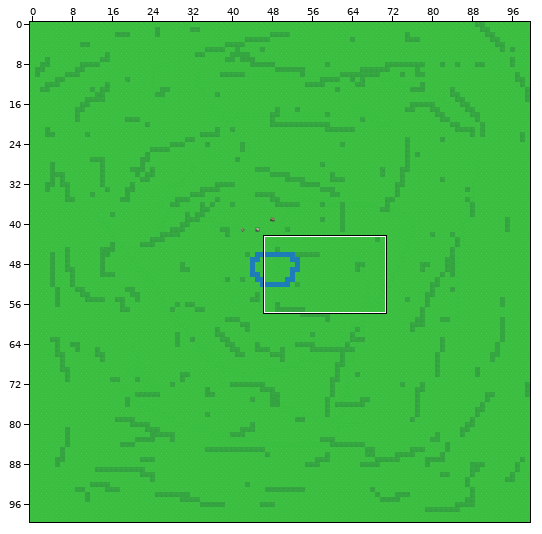
A Tiled map gets an edit: assets/Tiled/Grassland.tmx. Above, an overview of the earlier version with the close-up marked.
Close-up. Before:
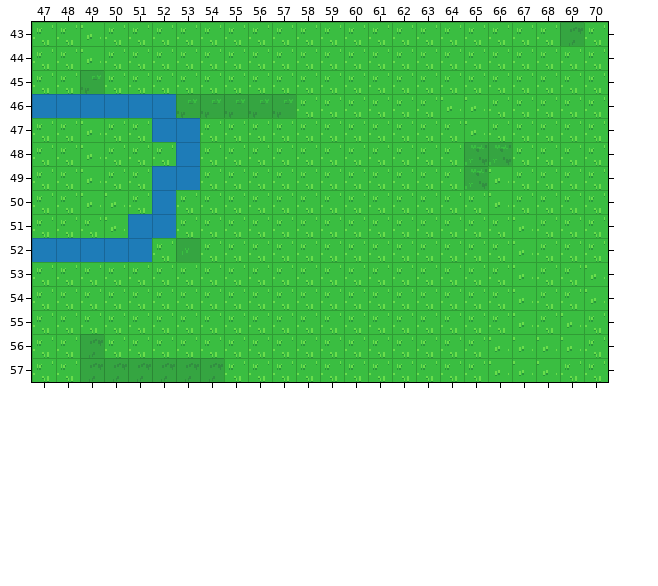
Cells are 16x16 px. Shown: x 47..70, y 43..57. The commit also changed other parts of the map, which this record leaves out.
The result:
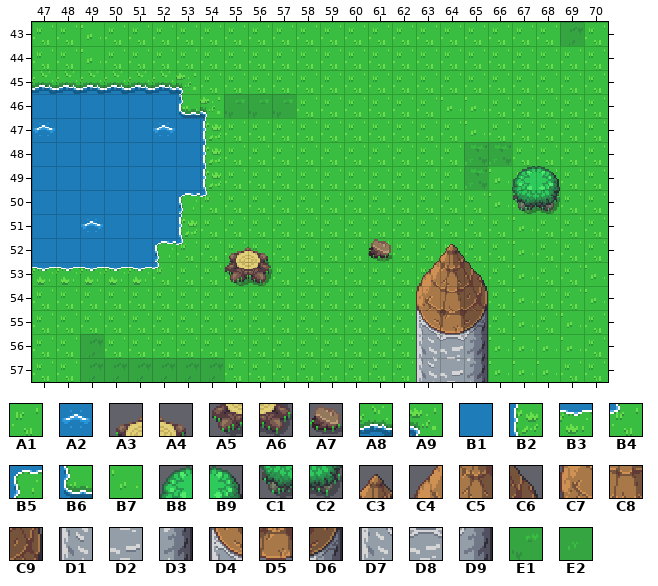
Key: from "Overworld": A1 0, A2 40, A3 151, A4 152, A5 191, A6 192, A7 207, A8 243, A9 244, B1 283, B2 284, B3 323, B4 324, B5 362, B6 402, B7 408, B8 645, B9 646, C1 685, C2 686, C3 884, C4 923, C5 924, C6 925, C7 963, C8 964, C9 965, D1 1000, D2 1001, D3 1002, D4 1003, D5 1004, D6 1005, D7 1043, D8 1044, D9 1045, E1 1177, E2 1218.
__ is an empty cell, .. an unchanged one.
The edit:
--- layer "ground"
@@ x 47..54 @@
-45 A1 A1 E1 A1 A1 A1 A1 ..
-46 .. .. .. .. .. .. E1 E1
-47 A1 A1 B7 A1 A1 B1 .. A1
-48 A1 A1 B7 A1 A1 A1 .. A1
-49 A1 A1 B7 A1 A1 .. .. A1
-50 A1 A1 B7 B7 A1 .. A1 A1
-51 A1 A1 A1 B7 .. .. A1 ..
-52 .. .. .. .. .. A1 E2 ..
-53 A1 A1 A1 A1 A1 A1 .. ..
+45 A8 A8 A8 A8 A8 A8 A9 ..
+46 .. .. .. .. .. .. B6 A9
+47 A2 B1 B1 B1 B1 A2 .. B2
+48 B1 B1 B1 B1 B1 B1 .. B2
+49 B1 B1 B1 B1 B1 .. .. B2
+50 B1 B1 B1 B1 B1 .. B5 B4
+51 B1 B1 A2 B1 .. .. B2 ..
+52 .. .. .. .. .. B5 B4 ..
+53 B3 B3 B3 B3 B3 B4 .. ..
--- layer "ground_detail"
@@ x 67..68 @@
-49 __ __
-50 __ __
+49 B8 B9
+50 C1 C2
@@ x 55..65 @@
-52 __ __ .. .. .. .. __ .. .. __ ..
-53 __ __ .. .. .. .. .. .. __ __ __
-54 .. .. .. .. .. .. .. .. __ __ __
-55 .. .. .. .. .. .. .. .. __ __ __
-56 .. .. .. .. .. .. .. .. __ __ __
-57 .. .. .. .. .. .. .. .. __ __ __
+52 A3 A4 .. .. .. .. A7 .. .. C3 ..
+53 A5 A6 .. .. .. .. .. .. C4 C5 C6
+54 .. .. .. .. .. .. .. .. C7 C8 C9
+55 .. .. .. .. .. .. .. .. D4 D5 D6
+56 .. .. .. .. .. .. .. .. D7 D8 D9
+57 .. .. .. .. .. .. .. .. D1 D2 D3
Boxes around the changes in both close-ups, in picture pixels (x1, y1, x2, y2):
changed: (32, 70, 224, 286)
added: (512, 166, 560, 214)
added: (225, 247, 272, 286)
added: (368, 239, 392, 261)
added: (416, 244, 488, 382)
